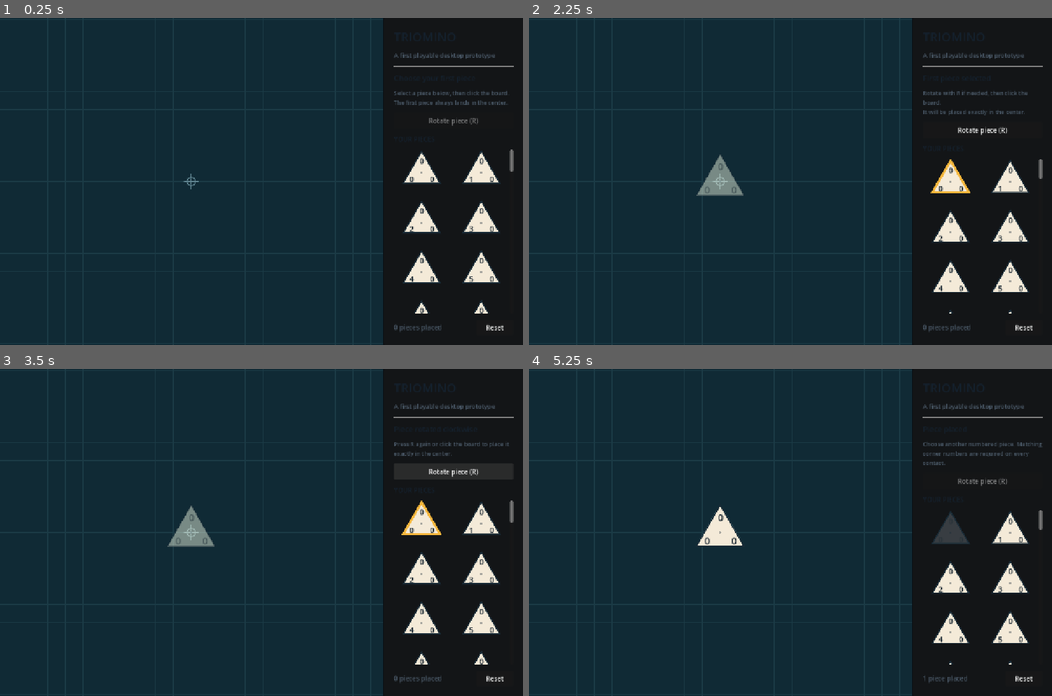
Above: before the commit, frames 1-4 (two rows, left to right).
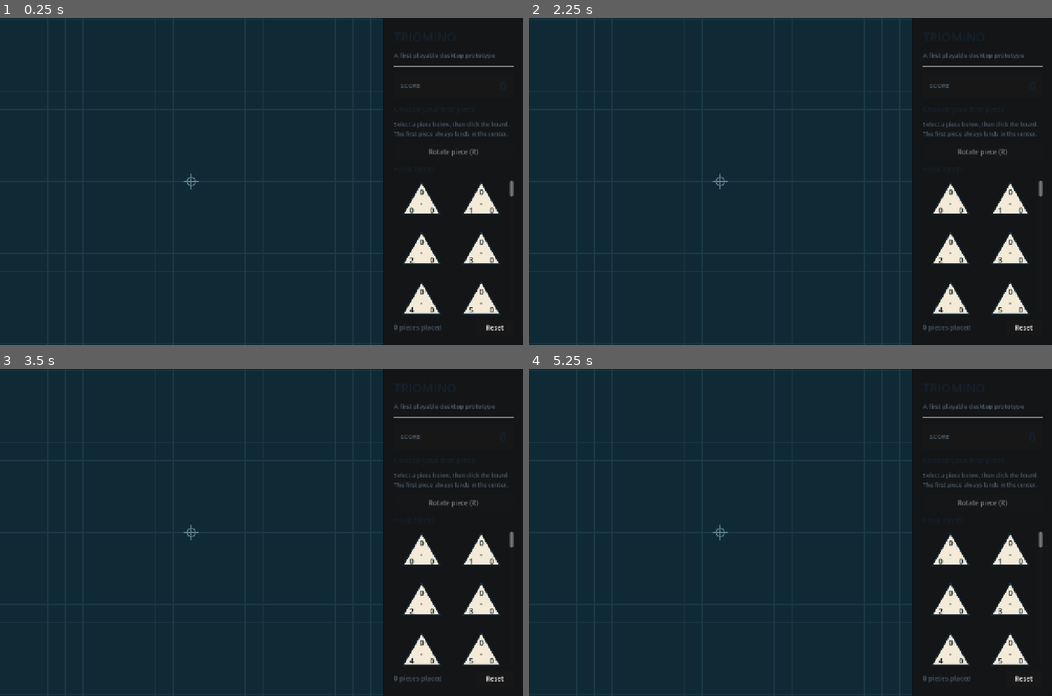
Above: after the commit, the same moments.

Repository: RicNorris/Triomino
Game: Godot game, scene res://scenes/main.tscn
The game is run twice, just before and just after one commit, with the same random seed, the same clock (stepped at 60 frames per second) and the same inputs.
Inputs (mouse positions are in pixels of both pictures, inside the frame that each line leads up to):
- Up to frame 1 (0.25 s): no input
- Up to frame 2 (2.25 s): click "Reset" at 0.5 s; move the mouse to (722, 181) at 1.27 s; tap R at 1.35, 2.1 s; click (722, 181) at 1.42 s; move the mouse to (952, 171) at 2.02 s; click (952, 171) at 2.17 s
- Up to frame 3 (3.5 s): click (455, 480) at 2.75 s, where only the run before the commit has a clickable "Rotate piece (R)"
- Up to frame 4 (5.25 s): click (984, 470) at 3.5 s, where only the run before the commit has a clickable "Rotate piece (R)"; click (984, 470) at 4.25 s, where only the run before the commit has a clickable "Rotate piece (R)"; move the mouse to (722, 532) at 5.02 s; tap R at 5.1 s; click (722, 532) at 5.17 s

The runs differ from the first frame. In frame 1, 4.8% of the frame differs, in the area x 75-99%, y 20-91%; in frame 2, 5.5%, in the area x 32-99%, y 20-91%; in frame 3, 5.4%; in frame 4, 5.5%.

Commit message:
Add user-extensible score counter

Diff:
--- a/scenes/main.tscn
+++ b/scenes/main.tscn
@@ -67,6 +67,34 @@
 [node name="Separator" type="HSeparator" parent="Layout/Sidebar/Margin/Content"]
 layout_mode = 2
 
+[node name="ScorePanel" type="PanelContainer" parent="Layout/Sidebar/Margin/Content"]
+layout_mode = 2
+
+[node name="ScoreMargin" type="MarginContainer" parent="Layout/Sidebar/Margin/Content/ScorePanel"]
+layout_mode = 2
+theme_override_constants/margin_left = 16
+theme_override_constants/margin_top = 10
+theme_override_constants/margin_right = 16
+theme_override_constants/margin_bottom = 10
+
+[node name="ScoreRow" type="HBoxContainer" parent="Layout/Sidebar/Margin/Content/ScorePanel/ScoreMargin"]
+layout_mode = 2
+
+[node name="ScoreTitle" type="Label" parent="Layout/Sidebar/Margin/Content/ScorePanel/ScoreMargin/ScoreRow"]
+layout_mode = 2
+size_flags_horizontal = 3
+theme_override_colors/font_color = Color(0.3, 0.36, 0.42, 1)
+theme_override_font_sizes/font_size = 15
+text = "SCORE"
+vertical_alignment = 1
+
+[node name="ScoreValue" type="Label" parent="Layout/Sidebar/Margin/Content/ScorePanel/ScoreMargin/ScoreRow"]
+layout_mode = 2
+theme_override_colors/font_color = Color(0.08, 0.13, 0.18, 1)
+theme_override_font_sizes/font_size = 30
+text = "0"
+horizontal_alignment = 2
+
 [node name="Status" type="Label" parent="Layout/Sidebar/Margin/Content"]
 layout_mode = 2
 theme_override_colors/font_color = Color(0.08, 0.13, 0.18, 1)
--- a/scripts/main.gd
+++ b/scripts/main.gd
@@ -7,6 +7,7 @@
 
 @onready var board: TriominoBoard = $Layout/Board
 @onready var piece_tray: GridContainer = $Layout/Sidebar/Margin/Content/Scroll/PieceTray
+@onready var score_value_label: Label = $Layout/Sidebar/Margin/Content/ScorePanel/ScoreMargin/ScoreRow/ScoreValue
 @onready var status_label: Label = $Layout/Sidebar/Margin/Content/Status
 @onready var instructions_label: Label = $Layout/Sidebar/Margin/Content/Instructions
 @onready var rotate_button: Button = $Layout/Sidebar/Margin/Content/PieceControls/RotateButton
@@ -16,6 +17,7 @@
 var tray_pieces: Dictionary = {}
 var selected_tray_piece: TriominoPiece
 var piece_definitions: Array[Array] = []
+var total_score := 0
 
 
 func _ready() -> void:
@@ -74,12 +76,27 @@
 
 func _on_piece_committed(piece_id: int) -> void:
 	var piece: TriominoPiece = tray_pieces[piece_id]
+	var points_earned := calculate_placed_piece_score(piece.numbers)
+	add_score(points_earned)
 	piece.set_selected(false)
 	piece.set_available(false)
 	selected_tray_piece = null
 	rotate_button.disabled = true
 	status_label.text = "Piece placed"
 	instructions_label.text = "Choose another numbered piece. Matching\ncorner numbers are required on every contact."
+
+
+# ADD YOUR SCORE CALCULATION HERE.
+# `piece_numbers` contains the three numbers on the piece that was just placed.
+# `board.placed_pieces` contains the complete board, including that new piece.
+# Return the points earned by this placement; the counter updates automatically.
+func calculate_placed_piece_score(piece_numbers: Array[int]) -> int:
+	return 0
+
+
+func add_score(points: int) -> void:
+	total_score += points
+	score_value_label.text = str(total_score)
 
 
 func _rotate_selected_piece() -> void:
@@ -111,6 +128,8 @@
 
 func _on_reset_pressed() -> void:
 	board.reset_board()
+	total_score = 0
+	score_value_label.text = "0"
 	selected_tray_piece = null
 	rotate_button.disabled = true
 	for piece_id in tray_pieces:
--- /dev/null
+++ b/tests/test_score_counter.gd
@@ -0,0 +1,38 @@
+extends SceneTree
+
+const MainScene := preload("res://scenes/main.tscn")
+
+var _failures := 0
+
+
+func _init() -> void:
+	_run.call_deferred()
+
+
+func _run() -> void:
+	var main: Variant = MainScene.instantiate()
+	root.add_child(main)
+	await process_frame
+
+	_expect(main.total_score == 0, "Score should start at zero")
+	_expect(main.score_value_label.text == "0", "Counter should initially display zero")
+	main.add_score(7)
+	_expect(main.total_score == 7, "add_score should update the total")
+	_expect(main.score_value_label.text == "7", "add_score should update the visible counter")
+	main._on_reset_pressed()
+	_expect(main.total_score == 0, "Reset should clear the score")
+	_expect(main.score_value_label.text == "0", "Reset should clear the visible counter")
+
+	main.queue_free()
+	if _failures == 0:
+		print("Score counter tests passed.")
+		quit()
+	else:
+		printerr("%d score counter test(s) failed." % _failures)
+		quit(1)
+
+
+func _expect(condition: bool, message: String) -> void:
+	if not condition:
+		_failures += 1
+		printerr("FAIL: " + message)
Not shown, added: tests/test_score_counter.gd.uid
Not shown, changed: README.md
